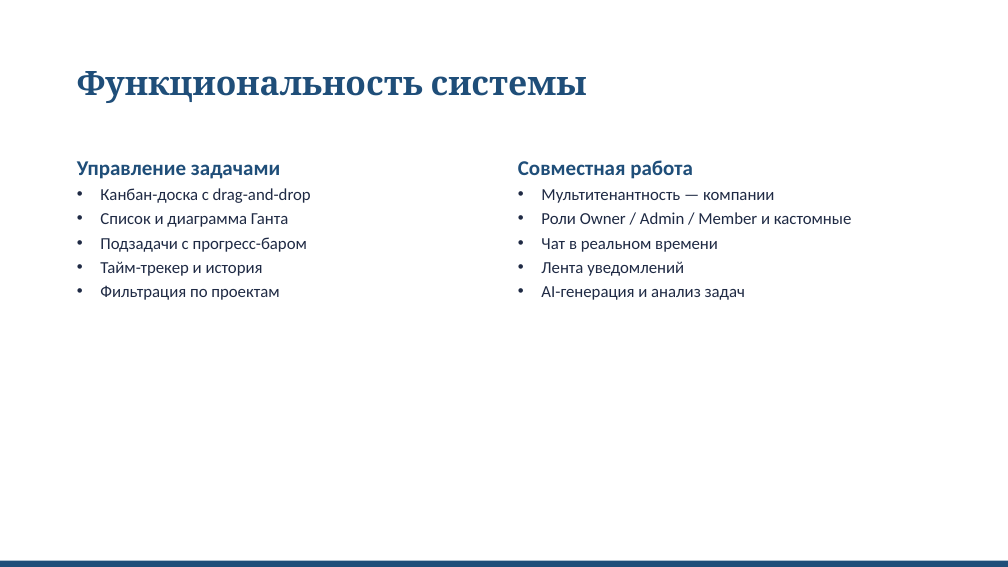
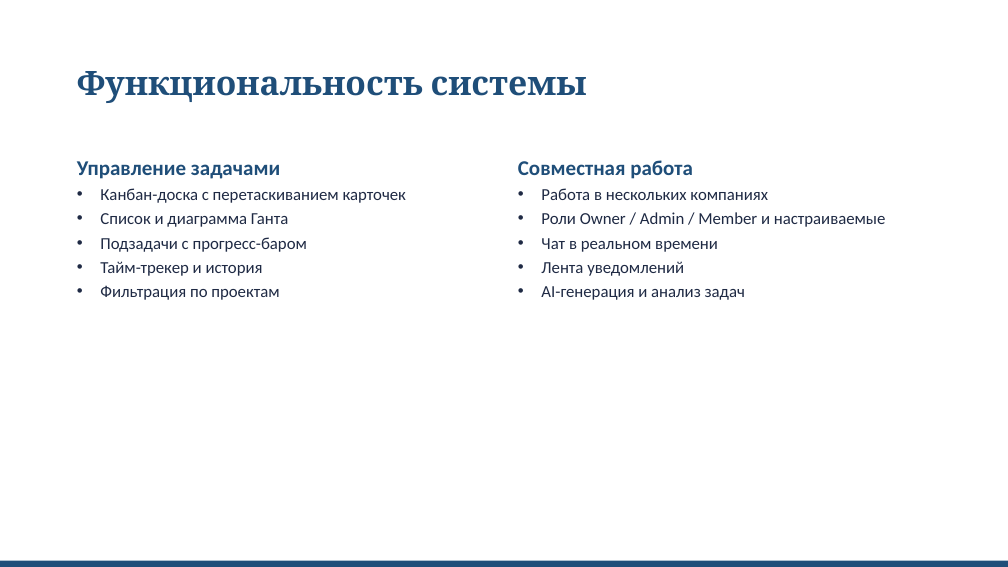
Before and after one commit to dizzy-166/Task-Scheduler, a slide deck: slide 4 of Documentation/Поток_Презентация.pptx. Drawn at 1008x567 pixels with LibreOffice and Linux fonts; fonts in the diff are those of the drawing. Boxes give left, top, right and bottom in pixels: in the first picture for what was removed or moved away, otherwise in the second. Text is boxed around its words. In the diff, an @@ line names an element or a change of style, - is before the commit and + after.

```diff
--- a/Documentation/Поток_Презентация.pptx
+++ b/Documentation/Поток_Презентация.pptx
@@ text at (100, 188, 406, 203): text changed @@
-• Канбан-доска с drag-and-drop
+• Канбан-доска с перетаскиванием карточек
@@ text at (541, 188, 885, 227): text changed @@
-• Мультитенантность — компании
-• Роли Owner / Admin / Member и кастомные
+• Работа в нескольких компаниях
+• Роли Owner / Admin / Member и настраиваемые
```
Also in this commit, not shown: 8 other slides changed, 1 other file.
